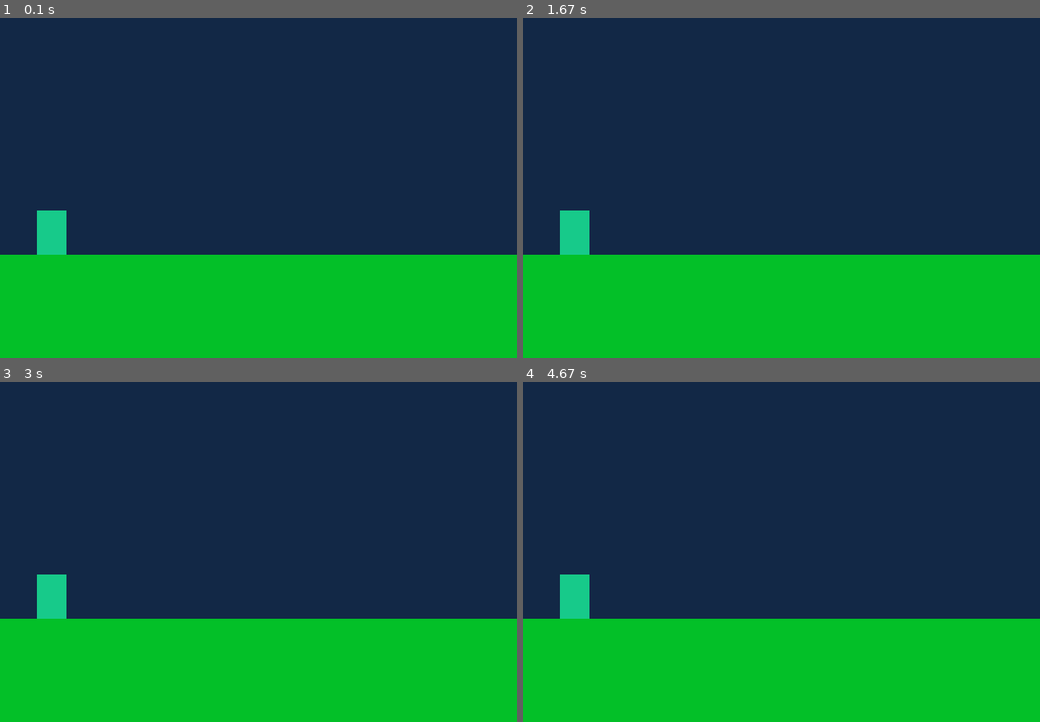
Above: before the commit, frames 1-4 (two rows, left to right).
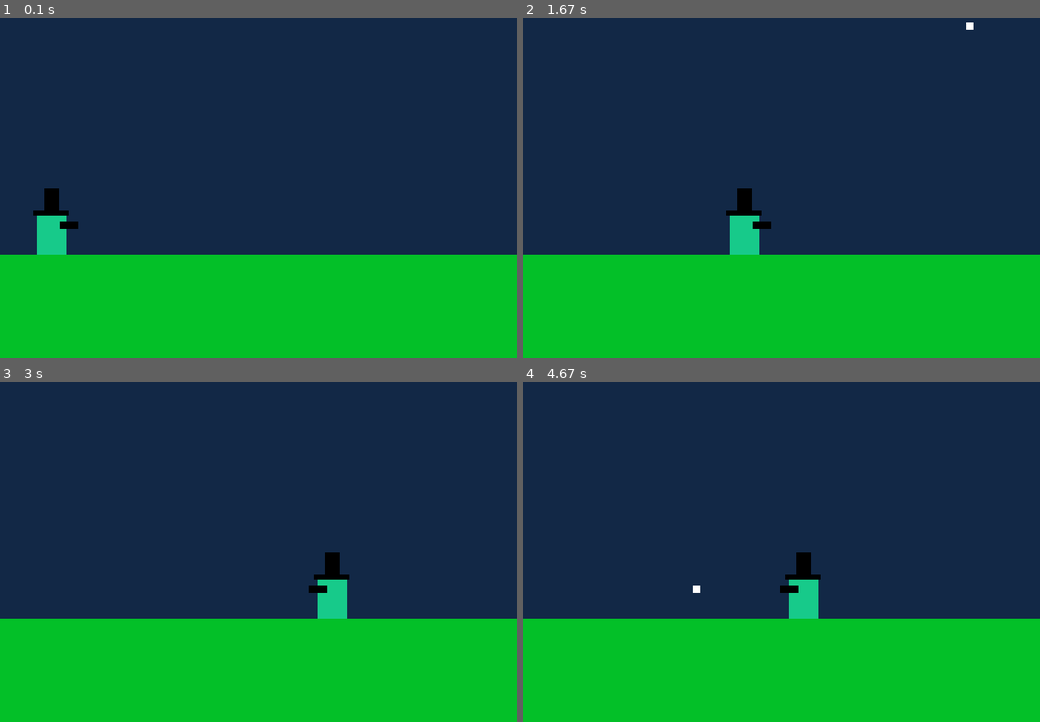
Above: after the commit, the same moments.

Repository: kaialami/PythonPrograms
Game: pygame game, started from game/man_of_mint_v2.py
Same seed, same stepped clock (60 frames per second), same inputs: the game is played once before the commit and once after it.
Inputs:
- Up to frame 1 (0.1 s): no input
- Up to frame 2 (1.67 s): hold X 0.33-0.8 s; hold Right 0.33-0.8 s; hold Z 0.83-1.3 s; hold Right 0.83-1.3 s; tap X at 0.9, 1.2 s; tap Space at 1.33 s
- Up to frame 3 (3 s): hold Right 1.67-2.13 s; tap X at 1.73, 2.03, 2.23, 2.53, 2.73 s; hold Right 2.17-2.63 s; hold Left from 2.67 s (still down)
- Up to frame 4 (4.67 s): tap X at 3.03, 3.3, 3.73, 4.03, 4.4 s; release Left at 3.2 s; hold Left 3.23-3.63 s; hold Right 3.67-4.3 s; hold Left from 4.33 s (still down)

The runs differ from the first frame. In frame 1, 0.4% of the frame differs, in the area x 6-16%, y 50-63%; in frame 2, 1.8%, in the area x 7-88%, y 1-70%; in frame 3, 1.7%; in frame 4, 1.8%.

Commit message:
commit for github

Diff:
--- /dev/null
+++ b/game/fibsearch.py
@@ -0,0 +1,75 @@
+def fib(n):
+	if n<0:
+		return -1
+	if n<1:
+		return 0
+	elif n == 1:
+		return 1
+	else:
+		return fib(n-1)+fib(n-2)
+
+def fibSearch(lst, x):
+	size = len(lst) # Size of the list
+
+    # Fibonacci index
+	m = 0
+
+
+    #Find the smallest fibonacci index that is
+    #greater or equal to the size of the list
+	while fib(m) < size:
+		m = m + 1
+
+	# the variable offset is a bookmark to indicate
+	# the index of the lower bound of the search region.
+	# it is set to -1, because the list indexing in Python
+	# starts at 0.  so the first lower bound (which is fib(m-2))
+	# should be adjusted by -1 to get the correct ordinal for the list item.
+	offset = -1
+
+	while (fib(m) > 1):
+		print("Upper bound m =", fib(m), ", m-1 =", fib(m-1), ", Lower bound m-2 =", fib(m-2))
+		print("lower bound will be adjusted by: ", offset)
+
+    	# Find the lower bound of the search region
+    	# if we are at the start of the search, offset is -1 to give us the
+    	# correct item in the list for the lower bound.  otherwise,
+    	# the new lower bound for search region is new lower bound adjusted by
+    	# the previous lower bound (offset).
+		lstIndex = min( offset + fib(m - 2) , len(lst) - 1)
+
+		print("the lower bound is now at index: ", lstIndex)
+		print('\nelement at index [',lstIndex,"] is:",lst[lstIndex])
+
+        #if the searched item is greater than the list item at index
+        #then move the upper bound of the search by 1 fibonacci number
+        #and set the current index to be the offset from the lower bound of the new
+        #search region
+		if (x > lst[lstIndex]):
+			m = m - 1
+			offset = lstIndex
+			print('the desired value (',x,') is greater than the lower bound.  \nthe offset(= ',offset,') is placed at the lower bound as a bookmark.')
+			print('the region is shifted down by one fibonacci number.\n')
+
+        # else if the searched item is smaller than the list item at the current index
+        # that means the desired number is not in the search region and we can modify the
+        # upper bound to move by 2 fibonacci numbers
+		elif (x < lst[lstIndex]):
+			m = m - 2
+			print('the desired value (',x,') is not in the region.  the region is shifted by two fibonacci numbers.')
+
+        # otherwise, the list item at the current index must be the desired number
+        # so we return the current index
+		else:
+			print('the desired value is at the lower bound.')
+			return lstIndex
+
+	if(fib(m - 1) != -1 and lst[offset + 1] == x):
+		print('i am here')
+		return offset + 1
+	return -1
+
+lst = [10, 22, 30, 44, 56, 58, 60, 70, 100, 110, 130]
+x = 60
+print(lst)
+print('Number found at index : ',fibSearch(lst, x))
--- a/game/man_of_mint_v2.py
+++ b/game/man_of_mint_v2.py
@@ -2,30 +2,6 @@
 import pygame
 import pygame.freetype
 pygame.init()
-
-winWidth = 700
-winHeight = 700
-win = pygame.display.set_mode((winWidth, winHeight))
-pygame.display.set_caption("Man of Mint")
-win.fill((18,40,70))
-colour = (23,202,138)
-font = pygame.font.Font("freesansbold.ttf", 20)
-text = font.render("'MAN OF MINT'", True, (255, 255, 255), (0, 0, 0))
-textRect = text.get_rect()
-textRect.center = (winWidth // 2, winHeight + 20)
-
-x = 50
-y = 500
-width = 40
-height = 60
-vel = 10
-vertical = 45
-floor = 500
-boost = False
-isJump = False
-alreadyJump = False
-jumpCount = 50
-run = True
 
 # colours
 black = (0,0,0)
@@ -36,19 +12,65 @@
 darkblue = (18,40,70)
 colour = mint
 
+
+winWidth = 700
+winHeight = 700
+win = pygame.display.set_mode((winWidth, winHeight))
+pygame.display.set_caption("Man of Mint")
+win.fill((18,40,70))
+colour = mint
+
+x = 50
+y = 500
+width = 40
+height = 60
+vel = 10
+vertical = 30
+floor = 500
+left = False
+boost = False
+isJump = False
+alreadyJump = False
+jumpCount = 50
+run = True
+bulletX = x
+bulletY = y + 10
+bulletShoot = bulletX
+projectileClock = 0
+shoot = False
+inMotion = False
+bulletVel = 30
+bulletCount = 0
+
+
 platBegin = (winWidth // 2 + 20, winHeight // 2 + 20)
 platEnd = (winWidth - 50, winHeight // 2 + 20)
 
 def redraw():
     win.fill(darkblue)
+    # ground
     pygame.draw.rect(win, green, (0, 500 + height, winWidth, winHeight - 500 + height))
+    # bullet
+    if shoot:
+        pygame.draw.rect(win, white, (bulletShoot, bulletY + 15, 10, 10))
+    if not shoot:
+        pygame.draw.rect(win, white, (bulletX, y + 10, 10, 10))
+    # mint man
     pygame.draw.rect(win, colour, (x, y, width, height))
-    win.blit(text, textRect)
+    # top hat
+    pygame.draw.rect(win, black, (x + 10, y - 30, 20, 30))
+    pygame.draw.rect(win, black, (x - 5, y, width + 8 , 7))
+    # gun
+    if left:
+        pygame.draw.rect(win, black, (x - 12, y + 15, 25, 10))
+    else:
+        pygame.draw.rect(win, black, (x + width - 9, y + 15, 25, 10))
+
     pygame.display.update()
 
 
 while run:
-    pygame.time.delay(50)
+    pygame.time.delay(40)
     for event in pygame.event.get():
         if event.type == pygame.QUIT:
             run = False
@@ -57,22 +79,62 @@
         if event.type == pygame.MOUSEBUTTONUP:
             run = True
         if event.type == pygame.KEYDOWN:
-            if event.key == pygame.K_LSHIFT:
+            if event.key == pygame.K_SPACE:
                 colour = orange
                 vel = 15
                 boost = True
             if not alreadyJump:
-                if event.key == pygame.K_SPACE:
+                if event.key == pygame.K_z:
                     isJump = True
+            if event.key == pygame.K_x and not inMotion:
+                shoot = True
+                if left:
+                    neg = -1
+                else:
+                    neg = 1
+                bulletStart = bulletX
+                bulletShoot = bulletX
+                bulletY = y
+                inMotion = True
+
         if event.type == pygame.KEYUP:
-            if event.key == pygame.K_LSHIFT:
+            if event.key == pygame.K_SPACE:
                 colour = mint
                 vel = 10
                 boost = False
-            if event.key == pygame.K_SPACE:
+            if event.key == pygame.K_z:
                 isJump = False
                 alreadyJump = True
+                jumpCount = 45
+            if event.key == pygame.K_x:
+                projectileClock = 0
 
+
+    keys = pygame.key.get_pressed()
+    if keys[pygame.K_LEFT]:
+        left = True
+        x -= vel
+        if x <= 0:
+            x = 0
+    if keys[pygame.K_RIGHT]:
+        left = False
+        x += vel
+        if x >= winWidth - width:
+            x = winWidth - width
+    if keys[pygame.K_z] and y == floor:
+        isJump = True
+    if keys[pygame.K_x] and not inMotion:
+        shoot = True
+        if left:
+            neg = -1
+        else:
+            neg = 1
+        bulletShoot = bulletX
+        bulletY = y
+        inMotion = True
+
+
+    # jump
     if isJump:
         y -= vertical
         jumpCount -= 5
@@ -85,17 +147,26 @@
         y = floor
         alreadyJump = False
 
-    keys = pygame.key.get_pressed()
-    if keys[pygame.K_a]:
-        x -= vel
-        if x <= 0:
-            x = 0
-    if keys[pygame.K_d]:
-        x += vel
-        if x >= winWidth - width:
-            x = winWidth - width
-    if keys[pygame.K_SPACE] and y == floor:
-        isJump = True
+    bulletX = x + 10
+
+    if shoot and inMotion:
+        bulletShoot += bulletVel * neg
+        if bulletShoot < 0 or bulletShoot > winWidth + 10:
+            inMotion = False
+            shoot = False
+        bulletCount += 1
+
+
+    # shoot
+    # if shoot:
+    #     bulletShoot = bulletX
+    #     if left:
+    #         neg = -1
+    #         bulletShoot += bulletVel * neg
+    #     else:
+    #         neg = 1
+    #         bulletX += bulletVel * neg
+    #     projectileClock += 1
 
     redraw()
 
--- /dev/null
+++ b/game/man_of_mint_v3.py
@@ -0,0 +1,269 @@
+import pygame, sys, random
+pygame.init()
+
+# colours
+black = (0,0,0)
+white = (255,255,255)
+mint = (23,202,138)
+green = (3,192,40)
+orange = (255,46,46)
+darkblue = (18,40,70)
+gray = (58,58,58)
+colour = mint
+
+screen_width = 650
+screen_height = 700
+screen = pygame.display.set_mode((screen_width, screen_height))
+pygame.display.set_caption("Man of Mint")
+screen.fill(darkblue)
+
+# variables
+run = True
+clock = pygame.time.Clock()
+floor = 530
+floor_surface = pygame.Surface((screen_width, floor))
+floor_surface.fill(gray)
+floor_rect = floor_surface.get_rect(topleft = (0, floor))
+SPAWNENEMY = pygame.USEREVENT
+pygame.time.set_timer(SPAWNENEMY, 1300)
+enemylist = []
+enemylist_rects = []
+enemy_x = [50, 150, 200, 600, 500, 450]
+enemy_y = [500, 300, 200, 350]
+game_font = pygame.font.SysFont('bahnschrift', 30)
+paused = False
+
+
+def update_display():
+    screen.fill(darkblue)
+    screen.blit(floor_surface, floor_rect)
+    screen.blit(man.bullet, man.bullet.get_rect(center = (man.bulletShoot, man.bulletY + 1)))
+    screen.blit(man.image, man.image_rect)
+    screen.blit(man.tophat, man.tophat_rect)
+    screen.blit(man.brim, man.brim_rect)
+    if not man.isLeft:
+        screen.blit(man.gun, man.gun_rect_right)
+        screen.blit(man.gun_handle, man.gun_handle_rect_right)
+    elif man.isLeft:
+        screen.blit(man.gun, man.gun_rect_left)
+        screen.blit(man.gun_handle, man.gun_handle_rect_left)
+    if len(enemylist) > 0:
+        screen.blit(enemylist[-1].image, enemylist_rects[-1])
+    screen.blit(score_display()[0], score_display()[1])
+    if paused:
+        screen.blit(game_over()[0], game_over()[1])
+        screen.blit(game_over()[2], game_over()[3])
+    # screen.blit(enemy1.image, enemy1.image_rect)
+
+    pygame.display.update()
+
+def player_collision(player, enemy):
+    return player.colliderect(enemy)
+
+def bullet_hit(bullet, enemy):
+    return bullet.colliderect(enemy)
+
+def create_enemy():
+    new_enemy = Enemy(random.choice(enemy_x), random.choice(enemy_y), 40, 60, orange)
+    enemylist.append(new_enemy)
+    new_enemy_rect = new_enemy.image.get_rect(center = (new_enemy.x, new_enemy.y))
+    return new_enemy_rect
+
+def score_display():
+    score_surface = game_font.render(f'Score: {man.score}', True, white)
+    score_rect = score_surface.get_rect(center = (screen_width // 2, 50))
+    return score_surface, score_rect
+
+def game_over():
+    game_over_surface = game_font.render('GAME OVER', True, white)
+    game_over_rect = game_over_surface.get_rect(center = (screen_width//2, screen_height//2 - 40))
+    restart = game_font.render('Press SPACE to restart', True, white)
+    restart_rect = restart.get_rect(center = (screen_width//2, screen_height//2 + 10))
+    return game_over_surface, game_over_rect, restart, restart_rect
+
+class Player():
+    def __init__(self, x, y, width, height, colour):
+        # mint man's variables
+        self.x = x
+        self.y = y
+        self.width = width
+        self.height = height
+        self.colour = colour
+        self.velocity = 3
+        self.vertical = 7
+        self.jumpCount = 250
+        self.isJump = False
+        self.airborne = False
+        self.isLeft = False
+        self.gun_vel = 15
+        self.isShoot = False
+        self.bulletTimer = 600
+        self.bulletStart = self.x
+        self.bulletY = self.y
+        self.bulletShoot = self.bulletStart
+        self.inMotion = False
+        self.timeElapsed = 0
+        self.score = 0
+
+        # mint man himself
+        self.image = pygame.Surface((self.width, self.height))
+        self.image.fill(self.colour)
+        # his top hat
+        self.tophat = pygame.Surface((22, 35))
+        self.tophat.fill(black)
+        self.brim = pygame.Surface((self.width + 12, 6))
+        self.brim.fill(black)
+        # his fancy gun
+        self.gun = pygame.Surface((34, 10))
+        self.gun.fill(black)
+        self.gun_handle = pygame.Surface((8, 12))
+        self.gun_handle.fill(black)
+        # bullet
+        self.bullet = pygame.Surface((10, 10))
+        self.bullet.fill(white)
+
+    def update_rects(self):
+        self.image_rect = self.image.get_rect(center = (self.x, self.y))
+        self.tophat_rect = self.tophat.get_rect(center = (self.x, self.y - 48))
+        self.brim_rect = self.brim.get_rect(topleft = (self.x - 26, self.y - self.height//2))
+        self.gun_rect_right = self.gun.get_rect(topleft = (self.x + 6, self.y - 4))
+        self.gun_rect_left = self.gun.get_rect(topright = (self.x - 6, self.y - 4))
+        self.gun_handle_rect_left = self.gun_handle.get_rect(topright = (self.x -6, self. y))
+        self.gun_handle_rect_right = self.gun_handle.get_rect(topright = (self.x + 14, self. y))
+        # self.bullet_rect = self.bullet.get_rect(center = (self.bulletStart, self.y))
+
+    def move_x(self, right = 1):
+        self.x += self.velocity * right
+
+    def jump(self):
+        self.y -= self.vertical
+        self.jumpCount -= 5
+
+    def fall(self):
+        self.y += self.vertical
+
+    def shoot(self, right):
+        self.bulletShoot += man.gun_vel * right
+
+class Enemy():
+    def __init__(self, x, y, width, height, colour):
+        self.x = x
+        self.y = y
+        self.width = width
+        self.height = height
+        self.colour = colour
+
+        self.image = pygame.Surface((self.width, self.height))
+        self.image.fill(colour)
+
+    def destroy_rect(self):
+        self.image = pygame.Surface((0, 0))
+
+    def update_rects(self):
+        self.image_rect = self.image.get_rect(center = (self.x, self.y))
+
+
+man = Player(screen_width // 2, 500, 40, 60, mint)
+enemy1 = Enemy(500, 500, 40, 60, orange)
+enemylist.append(enemy1)
+enemylist_rects.append(enemy1.image.get_rect(center = (enemy1.x, enemy1.y)))
+while run:
+    if not man.isLeft:
+        right = 1
+    if man.isLeft:
+        right = -1
+    clock.tick(120)
+    for event in pygame.event.get():
+        if event.type == pygame.QUIT:
+            run = False
+        if event.type == pygame.KEYDOWN and not paused:
+            if not man.airborne:
+                if event.key == pygame.K_SPACE:
+                    man.isJump = True
+        if event.type == pygame.KEYUP and not paused:
+            if event.key == pygame.K_SPACE:
+                man.isJump = False
+                man.airborne = True
+                man.jumpCount = 250
+        if event.type == pygame.MOUSEBUTTONDOWN and not man.isShoot and not paused:
+            if man.isLeft:
+                neg = -1
+            if not man.isLeft:
+                neg = 1
+            man.isShoot = True
+            man.inMotion = True
+            man.bulletShoot = man.x
+            man.bulletY = man.y
+        if event.type == SPAWNENEMY and not paused:
+            enemylist_rects.append(create_enemy())
+
+        if event.type == pygame.KEYDOWN and paused:
+            if event.key == pygame.K_SPACE:
+                paused = False
+                man.jumpCount = 250
+                man.score = 0
+                man.x = screen_width//2
+                man.y = 500
+
+    man.update_rects()
+    if not paused:
+        keys = pygame.key.get_pressed()
+        if keys[pygame.K_d] and man.x + man.width // 2 < screen_width:
+            man.isLeft = False
+            right = 1
+            man.move_x(right)
+        if keys[pygame.K_a] and man.x - man.width // 2 > 0:
+            man.isLeft = True
+            right = -1
+            man.move_x(right)
+        if keys[pygame.K_SPACE] and man.y == floor - man.height // 2:
+            man.isJump = True
+
+        # jump
+        if man.isJump:
+            man.jump()
+            if man.jumpCount <= 0:
+                man.isJump = False
+                man.jumpCount = 250
+        if not man.isJump:
+            man.fall()
+        if man.y + man.height // 2 >= floor:
+            man.y = floor - man.height // 2
+            man.airborne = False
+
+        # shoot
+        if not man.isShoot:
+            man.bulletY = man.y
+            man.bulletShoot = man.x
+        if man.isShoot and man.inMotion:
+            man.shoot(neg)
+            man.timeElapsed += 1
+            if man.timeElapsed > 40:
+                man.isShoot = False
+                man.inMotion = False
+                man.timeElapsed = 0
+            if bullet_hit(man.bullet.get_rect(center = (man.bulletShoot, man.bulletY + 1)), enemylist_rects[-1]):
+                man.score += 1
+                enemylist[-1].destroy_rect()
+                enemylist_rects.append(enemylist[-1].image.get_rect(center = (enemylist[-1].x, enemylist[-1].y)))
+                man.isShoot = False
+                man.inMotion = False
+                man.timeElapsed = 0
+
+
+    man.update_rects()
+    # deth
+    if player_collision(man.image_rect, enemylist_rects[-1]):
+        paused = True
+
+    if len(enemylist) > 5:
+        enemylist.remove(enemylist[0])
+        enemylist_rects.remove(enemylist_rects[0])
+
+
+    man.update_rects()
+    screen.blit(enemylist[-1].image, enemylist_rects[-1])
+    update_display()
+    score_display()
+
+pygame.quit()
--- /dev/null
+++ b/game/tempCodeRunnerFile.py
@@ -0,0 +1,2 @@
+if event.type == shootbullets:
+            bullet_lis
--- a/wowow.py
+++ b/wowow.py
@@ -1,15 +1,11 @@
-dic = {}
-dic2 = {}
-for x in range(10):
-    dic[x] = '10'
-print(dic)
+for x in range(1, 101):
+    if x % 5 == 0 and x % 3 == 0:
+        print('FizzBuzz')
+    elif x % 5 == 0:
+        print("Buzz")
+    elif x % 3 == 0:
+        print('Fizz')
+    else:
+        print(x)
 
-for x in range(10):
-    pee = dic.get(x)
-    while pee in dic2:
-        pee = 'w' + pee
-    print(pee)
-    dic2[x] = pee
-
-
-print(dic2)
+print()
Binary file added: game/Squareo.ttf
Binary file added: game/mint_assets/Squareo.ttf
